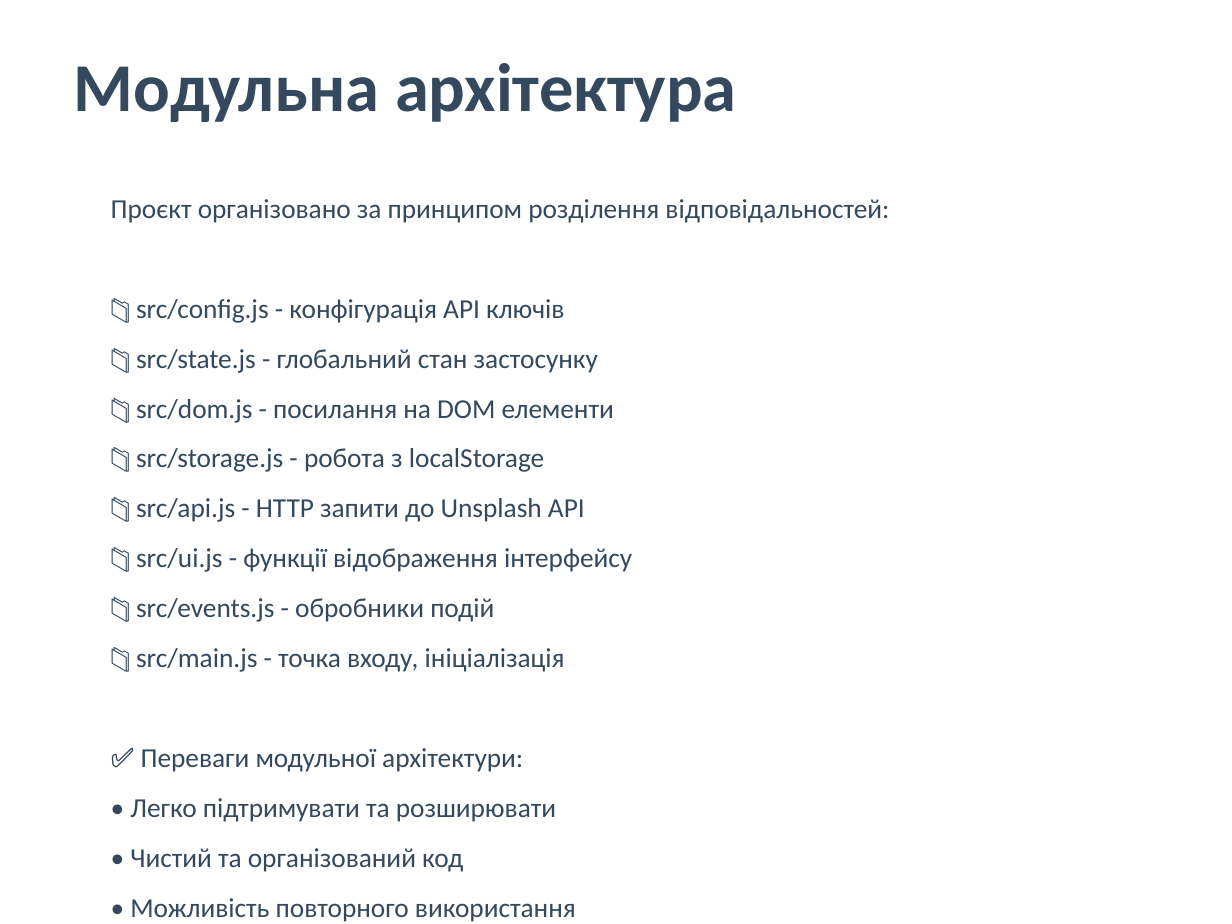
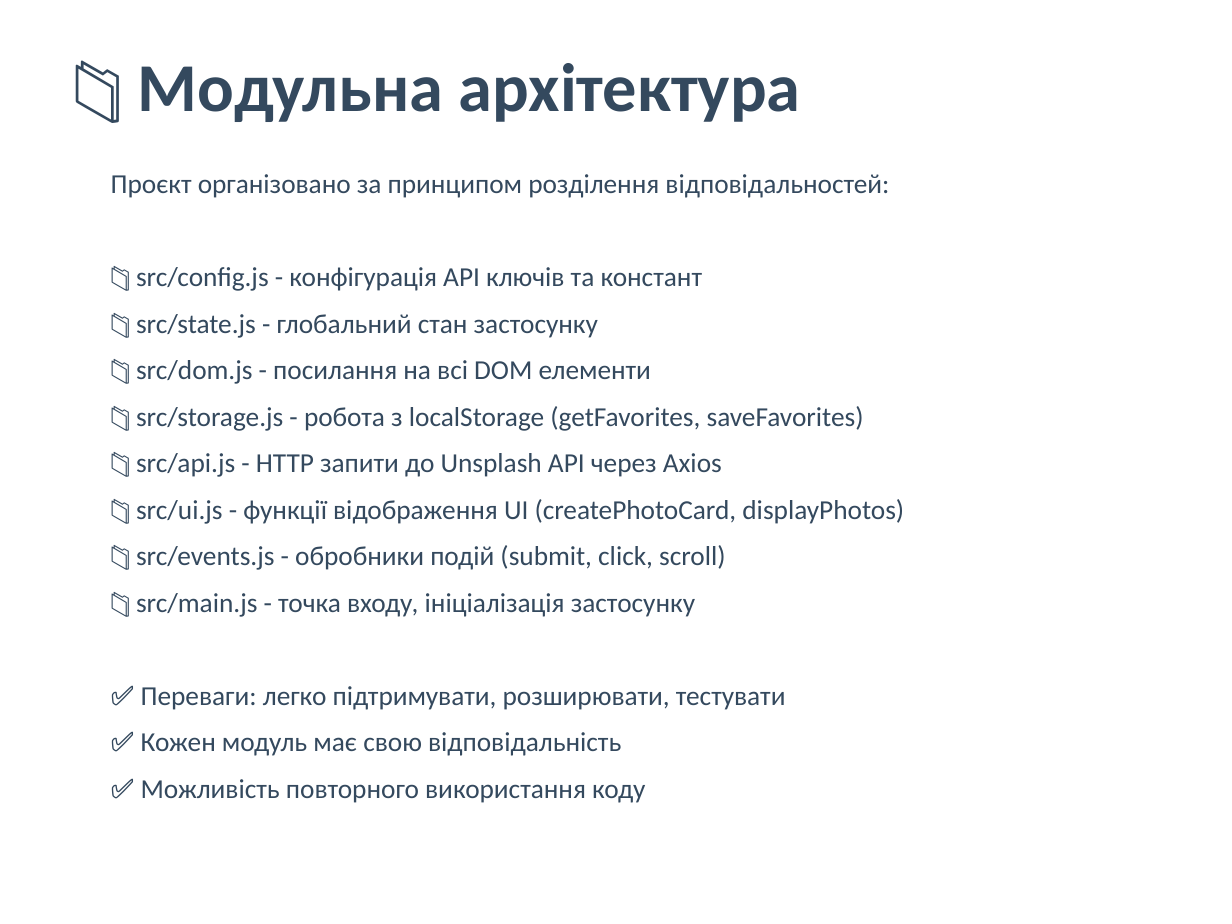
Before and after one commit to AlexBram003/Practika, a slide deck: slide 13 of Photo_Gallery_Презентація.pptx (slide 6 before the commit). Drawn at 1232x924 pixels with LibreOffice and Linux fonts; fonts in the diff are those of the drawing. Boxes give left, top, right and bottom in pixels: in the first picture for what was removed or moved away, otherwise in the second. Text is boxed around its words. In the diff, an @@ line names an element or a change of style, - is before the commit and + after.

```diff
--- a/Photo_Gallery_Презентація.pptx
+++ b/Photo_Gallery_Презентація.pptx
@@ text at (138, 63, 801, 122): text changed @@
-Модульна архітектура
+📁 Модульна архітектура
@@ text "Проєкт організовано за принципом розділення ...": place and size @@
-text "Проєкт організовано за принципом розділення ..." at (111, 199, 889, 872)
+text "Проєкт організовано за принципом розділення ..." at (111, 174, 904, 803)
@@ text at (111, 174, 889, 338): less space between paragraphs @@
@@ text at (136, 267, 703, 291): text changed @@
-📁 src/config.js - конфігурація API ключів
+📁 src/config.js - конфігурація API ключів та констант
@@ text at (136, 360, 904, 803): text changed @@
-📁 src/dom.js - посилання на DOM елементи
-📁 src/storage.js - робота з localStorage
-📁 src/api.js - HTTP запити до Unsplash API
-📁 src/ui.js - функції відображення інтерфейсу
-📁 src/events.js - обробники подій
-📁 src/main.js - точка входу, ініціалізація
-✅ Переваги модульної архітектури:
-• Легко підтримувати та розширювати
-• Чистий та організований код
-• Можливість повторного використання
+📁 src/dom.js - посилання на всі DOM елементи
+📁 src/storage.js - робота з localStorage (getFavorites, saveFavorites)
+📁 src/api.js - HTTP запити до Unsplash API через Axios
+📁 src/ui.js - функції відображення UI (createPhotoCard, displayPhotos)
+📁 src/events.js - обробники подій (submit, click, scroll)
+📁 src/main.js - точка входу, ініціалізація застосунку
+✅ Переваги: легко підтримувати, розширювати, тестувати
+✅ Кожен модуль має свою відповідальність
+✅ Можливість повторного використання коду
```
Also in this commit, not shown: 5 other slides changed, 9 slides added, 6 slides removed, 1 other file.
